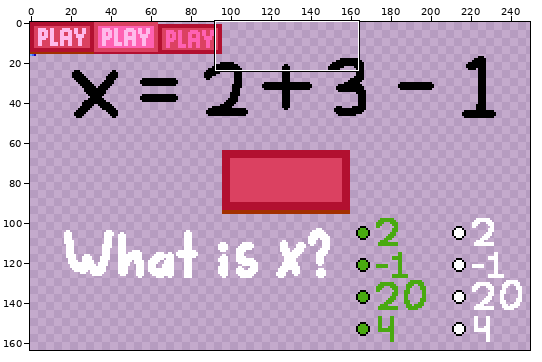
Two states of a pixel-art file, ui/ui_sheet.aseprite. Above: a wide view before the commit, with the close-up outlined.
Close-up. Before the commit:
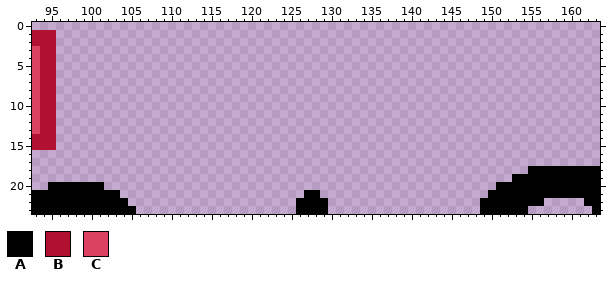
320x180 pixels, 1 frame. Shown: x 93..163, y 0..23. The wide view leaves out empty margins.
Visible layers, top first: "Layer 2", "Layer 1".
Palette (. is transparent): A #000000  B #b21030  C #db4161
Pixels before, first column x 93:
 1 BBB....................................................................
 2 BBB....................................................................
 3 CBB....................................................................
 4 CBB....................................................................
 5 CBB....................................................................
 6 CBB....................................................................
 7 CBB....................................................................
 8 CBB....................................................................
 9 CBB....................................................................
10 CBB....................................................................
11 CBB....................................................................
12 CBB....................................................................
13 CBB....................................................................
14 BBB....................................................................
15 BBB....................................................................
16 .......................................................................
17 .......................................................................
18 ..............................................................AAAAAAAAA
19 ............................................................AAAAAAAAAAA
20 ..AAAAAAA.................................................AAAAAAAAAAAAA
21 AAAAAAAAAAA.......................AA.....................AAAAAAAAAAAAAA
22 AAAAAAAAAAAA.....................AAAA...................AAAAAAAA.....AA
23 AAAAAAAAAAAAA....................AAAA...................AAAAAA........A
After the commit:
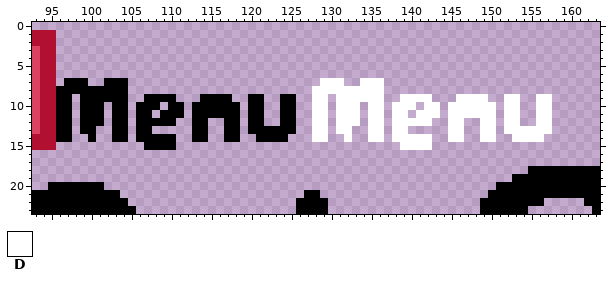
Colours new in this view: D #ffffff
Changes in this commit:
Layer "Layer 1":
y 7: x 97..99 ... -> AAA; x 102..104 ... -> AAA; x 129..131 ... -> DDD; x 134..136 ... -> DDD
y 8: x 96..104 ......... -> AAAAAAAAA; x 128..136 ......... -> DDDDDDDDD
y 9: x 96..97 .. -> AA; x 99..104 ...... -> AAAAAA; x 107..110 .... -> AAAA; x 114..117 .... -> AAAA; x 120..121 .. -> AA; x 124..125 .. -> AA; x 128..129 .. -> DD; x 131..136 ...... -> DDDDDD; x 139..142 .... -> DDDD; x 146..149 .... -> DDDD; x 152..153 .. -> DD; x 156..157 .. -> DD
y 10: x 96..97 .. -> AA; x 99..101 ... -> AAA; x 103..104 .. -> AA; x 106..108 ... -> AAA; x 110..111 .. -> AA; x 113..118 ...... -> AAAAAA; x 120..121 .. -> AA; x 124..125 .. -> AA; x 128..129 .. -> DD; x 131..133 ... -> DDD; x 135..136 .. -> DD; x 138..140 ... -> DDD; x 142..143 .. -> DD; x 145..150 ...... -> DDDDDD; x 152..153 .. -> DD; x 156..157 .. -> DD
y 11: x 96..97 .. -> AA; x 99..101 ... -> AAA; x 103..104 .. -> AA; x 106..107 .. -> AA; x 109..111 ... -> AAA; x 113..118 ...... -> AAAAAA; x 120..121 .. -> AA; x 124..125 .. -> AA; x 128..129 .. -> DD; x 131..133 ... -> DDD; x 135..136 .. -> DD; x 138..139 .. -> DD; x 141..143 ... -> DDD; x 145..150 ...... -> DDDDDD; x 152..153 .. -> DD; x 156..157 .. -> DD
y 12: x 96..97 .. -> AA; x 99..101 ... -> AAA; x 103..104 .. -> AA; x 106..110 ..... -> AAAAA; x 113..114 .. -> AA; x 117..118 .. -> AA; x 120..121 .. -> AA; x 124..125 .. -> AA; x 128..129 .. -> DD; x 131..133 ... -> DDD; x 135..136 .. -> DD; x 138..142 ..... -> DDDDD; x 145..146 .. -> DD; x 149..150 .. -> DD; x 152..153 .. -> DD; x 156..157 .. -> DD
y 13: x 96..97 .. -> AA; x 99..100 .. -> AA; x 103..104 .. -> AA; x 106..107 .. -> AA; x 113..114 .. -> AA; x 117..118 .. -> AA; x 120..125 ...... -> AAAAAA; x 128..129 .. -> DD; x 131..132 .. -> DD; x 135..136 .. -> DD; x 138..139 .. -> DD; x 145..146 .. -> DD; x 149..150 .. -> DD; x 152..157 ...... -> DDDDDD
y 14: x 96..97 .. -> AA; x 100 . -> A; x 103..104 .. -> AA; x 106..110 ..... -> AAAAA; x 113..114 .. -> AA; x 117..118 .. -> AA; x 121..124 .... -> AAAA; x 128..129 .. -> DD; x 132 . -> D; x 135..136 .. -> DD; x 138..142 ..... -> DDDDD; x 145..146 .. -> DD; x 149..150 .. -> DD; x 153..156 .... -> DDDD
y 15: x 107..110 .... -> AAAA; x 139..142 .... -> DDDD
Changed places in both close-ups, as pixel boxes (x1, y1, x2, y2):
added: (56, 78, 552, 150)
